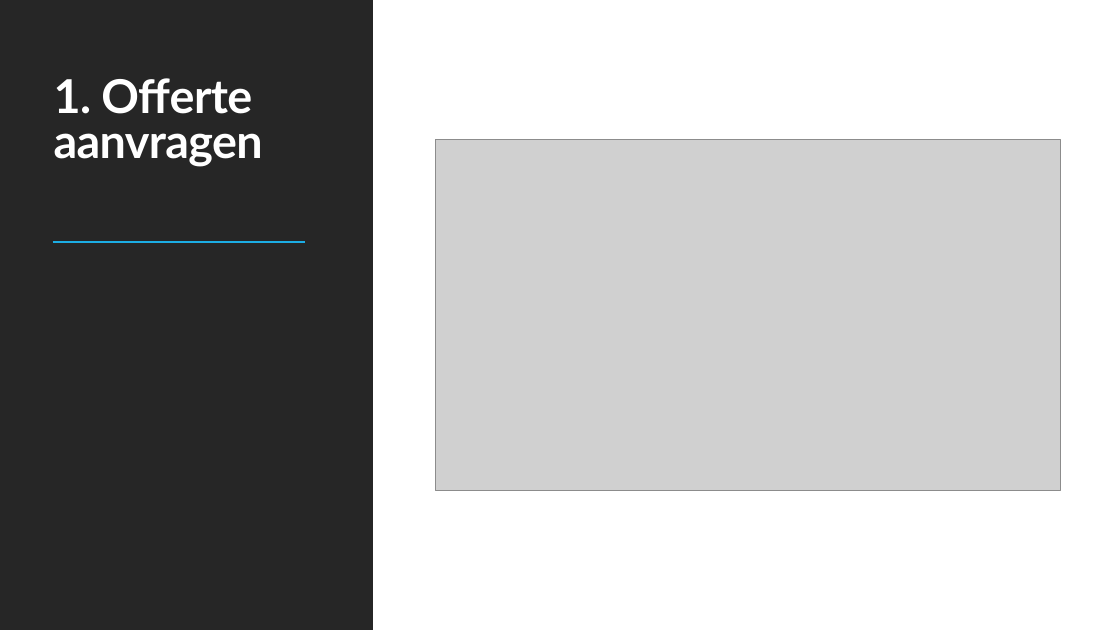
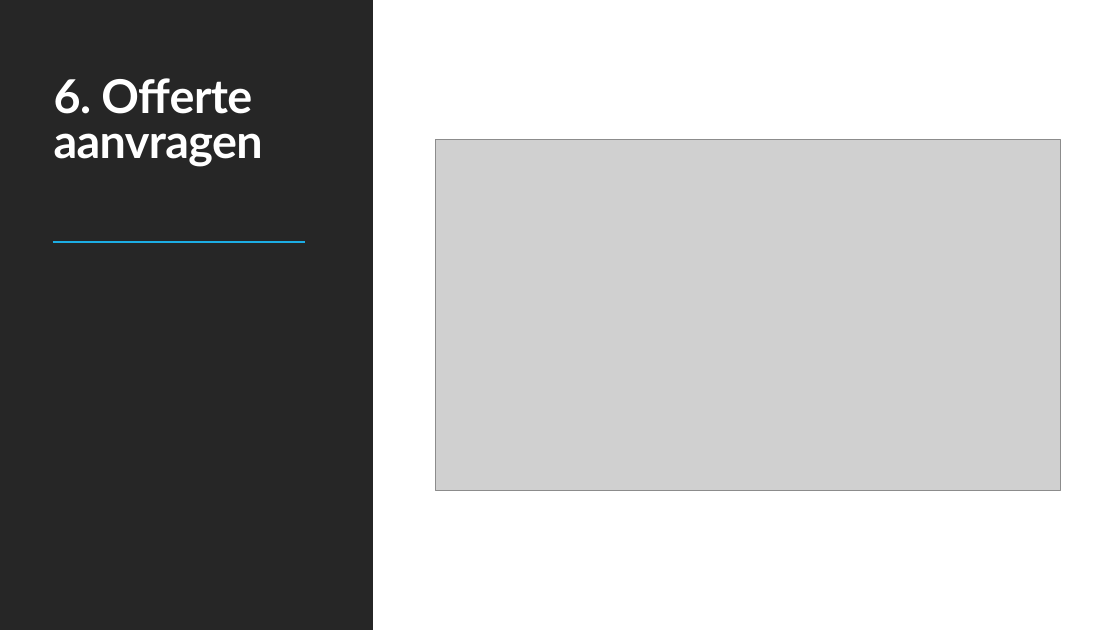
Before and after one commit to DimitriFlorijn/E3-Barroc-Intens, a slide deck: slide 8 of Barroc Intens.pptx (slide 3 before the commit). Drawn at 1120x630 pixels with LibreOffice and Linux fonts; fonts in the diff are those of the drawing; grey boxes stand for pictures. Boxes give left, top, right and bottom in pixels: in the first picture for what was removed or moved away, otherwise in the second. Text is boxed around its words. In the diff, an @@ line names an element or a change of style, - is before the commit and + after.

```diff
--- a/Barroc Intens.pptx
+++ b/Barroc Intens.pptx
@@ title at [54, 78, 263, 167]: text changed @@
-1. Offerte aanvragen
+6. Offerte aanvragen
```
Also in this commit, not shown: 8 other slides changed.
